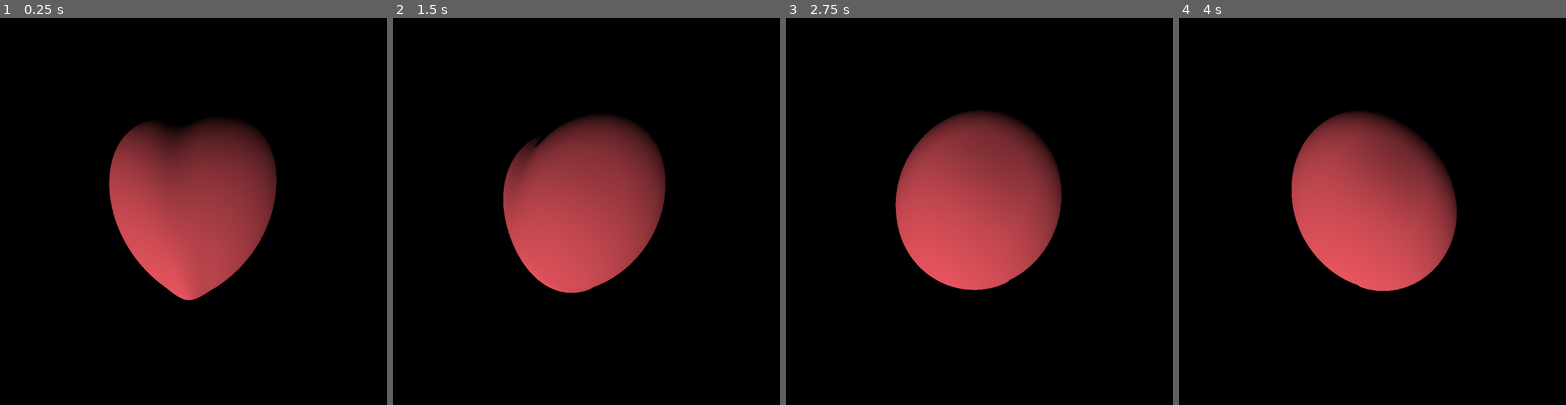
Above: before the commit, frames 1-4 (left to right).
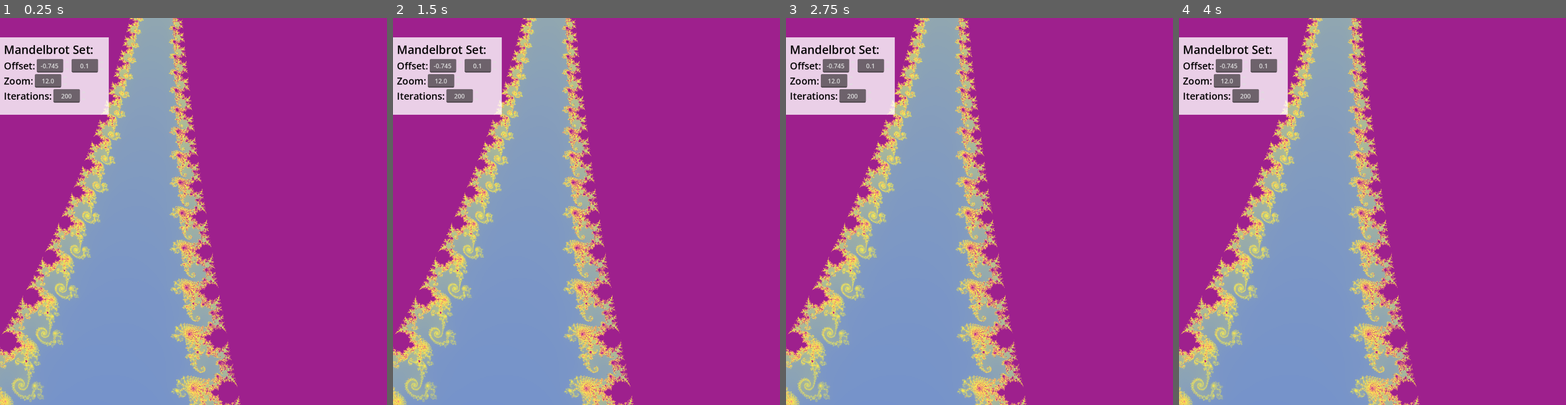
Above: after the commit, the same moments.

Repository: PhilippeZ-Dev/CreativeCoding
Game: Godot game, scene res://Scenes/fractals.tscn
Same seed, same stepped clock (60 frames per second), same inputs: the game is played once before the commit and once after it.
Inputs:
- Up to frame 1 (0.25 s): no input
- Up to frame 2 (1.5 s): no input
- Up to frame 3 (2.75 s): no input
- Up to frame 4 (4 s): no input

The runs differ from the first frame. In frame 1, 100% of the frame differs, in the area x 0-100%, y 0-100%; in frame 2, 100%; in frame 3, 100%; in frame 4, 100%.

Commit message:
scene changes, removed empty file

Diff:
--- a/Scenes/fractals.tscn
+++ b/Scenes/fractals.tscn
@@ -45,7 +45,6 @@
 metadata/_edit_use_anchors_ = true
 
 [node name="Mandelbrot_rect" type="ColorRect" parent="Fractals" unique_id=1077240613]
-visible = false
 material = ExtResource("1_bup5k")
 layout_mode = 0
 offset_right = 1000.0
@@ -79,6 +78,7 @@
 metadata/_edit_use_anchors_ = true
 
 [node name="RayMarching" type="ColorRect" parent="Fractals" unique_id=1889117300]
+visible = false
 material = ExtResource("7_pkxfo")
 layout_mode = 0
 offset_right = 1000.0
@@ -86,7 +86,6 @@
 metadata/_edit_use_anchors_ = true
 
 [node name="Controls" type="Control" parent="." unique_id=1907847054]
-visible = false
 layout_mode = 3
 anchors_preset = 15
 anchor_right = 1.0
@@ -138,7 +137,7 @@
 layout_mode = 2
 min_value = -20.0
 max_value = 20.0
-step = 0.005
+step = 0.001
 value = -0.745000000000001
 alignment = 1
 
@@ -146,7 +145,7 @@
 layout_mode = 2
 min_value = -20.0
 max_value = 20.0
-step = 0.005
+step = 0.001
 value = 0.10000000000000142
 alignment = 1
 
--- a/Shaders/RaymarchingTest.gdshader
+++ b/Shaders/RaymarchingTest.gdshader
@@ -45,8 +45,6 @@
 {
 	return mix(a, b, m);
 }
-
-
 
 float MapScene(vec3 pos)
 {
Not shown, removed: Shaders/ShaderIncludes/SDFLighting.gdshaderinc
Not shown, removed: Shaders/ShaderIncludes/SDFLighting.gdshaderinc.uid
